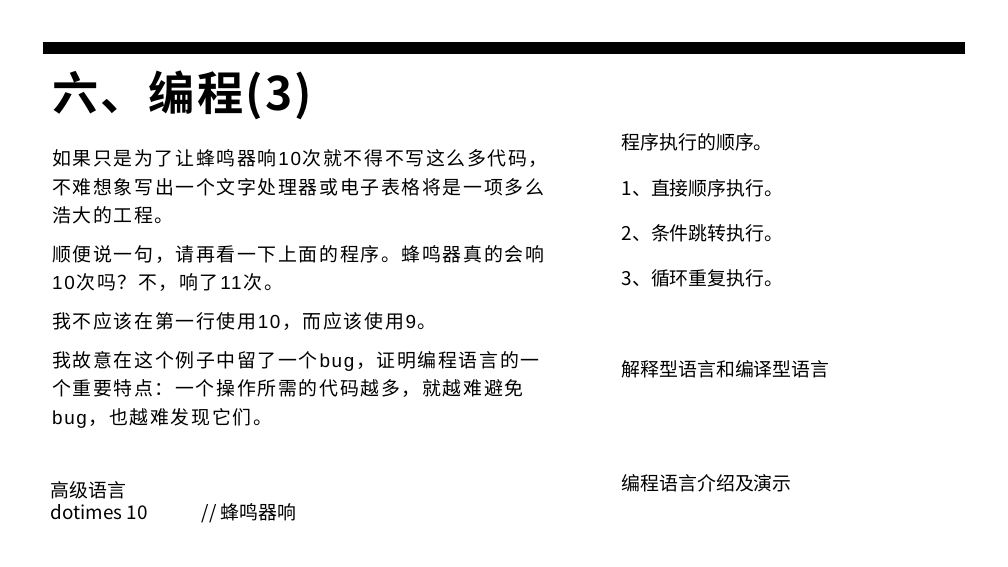
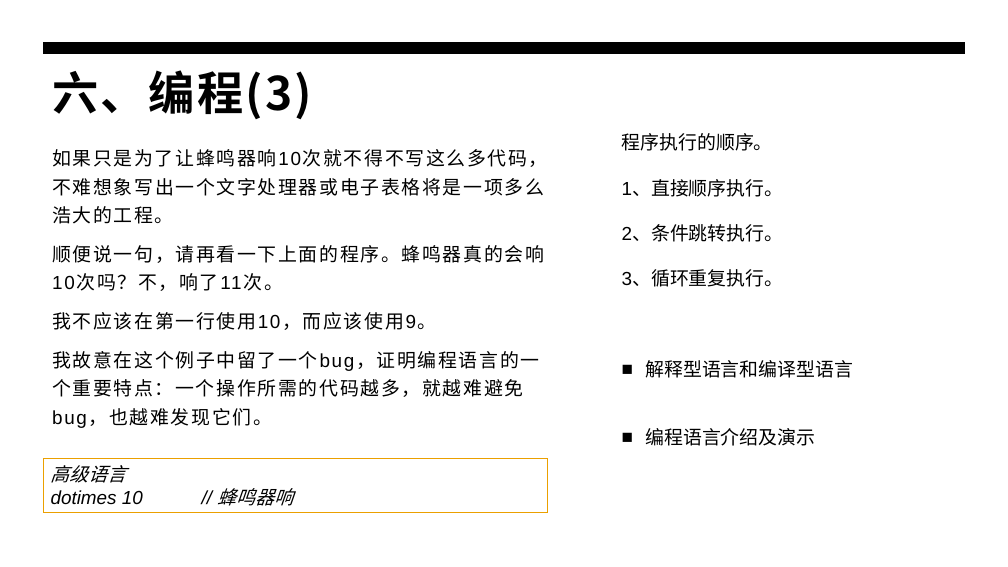
Before and after one commit to panxibei/writing, a slide deck: slide 28 of 44_心理学/21_浥尘伙伴社团独家密训课程：计算机编程开门课/浥尘伙伴社团原创：计算机编程开门课.pptx (slide 26 before the commit). Drawn at 1008x567 pixels with LibreOffice and Linux fonts; fonts in the diff are those of the drawing. Boxes give left, top, right and bottom in pixels: in the first picture for what was removed or moved away, otherwise in the second. Text is boxed around its words. In the diff, an @@ line names an element or a change of style, - is before the commit and + after.

```diff
--- a/44_心理学/21_浥尘伙伴社团独家密训课程：计算机编程开门课/浥尘伙伴社团原创：计算机编程开门课.pptx
+++ b/44_心理学/21_浥尘伙伴社团独家密训课程：计算机编程开门课/浥尘伙伴社团原创：计算机编程开门课.pptx
@@ text "程序执行的顺序。" at (622,133,853,446): font Noto Sans CJK SC to Arial; bullet none to ■ @@
@@ rectangle "高级语言": place and size @@
-rectangle "高级语言" at (51,481,297,521)
+rectangle "高级语言" at (43,459,547,513)
@@ rectangle "高级语言" at (43,459,547,513): font Noto Sans CJK SC to Arial, italic on; outline none to #EBA000 0.75 pt @@
```
Also in this commit, not shown: 23 other slides changed, 2 slides added.
